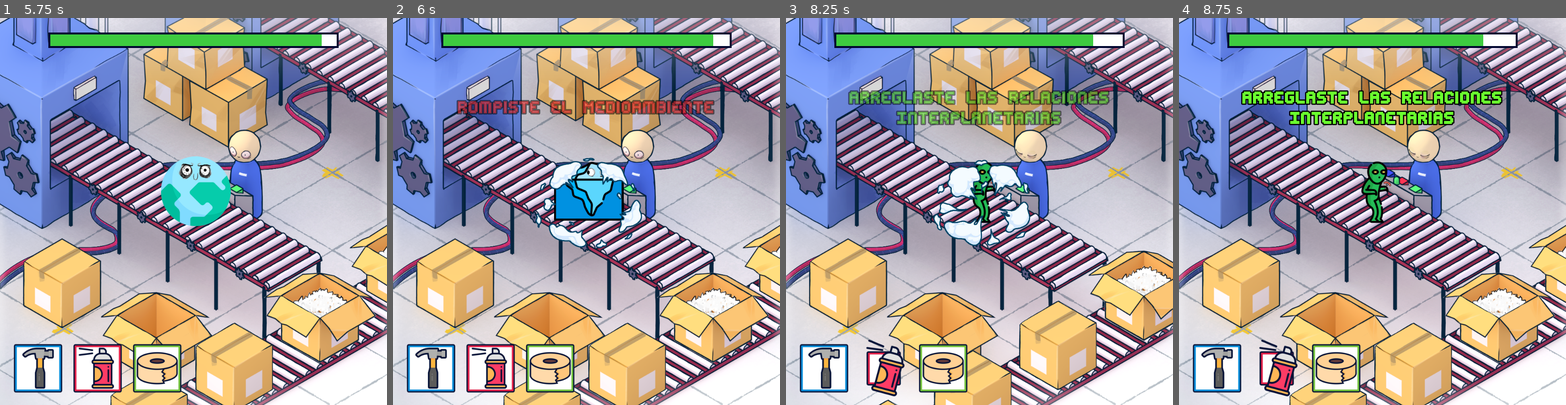
Above: before the commit, frames 1-4 (left to right).
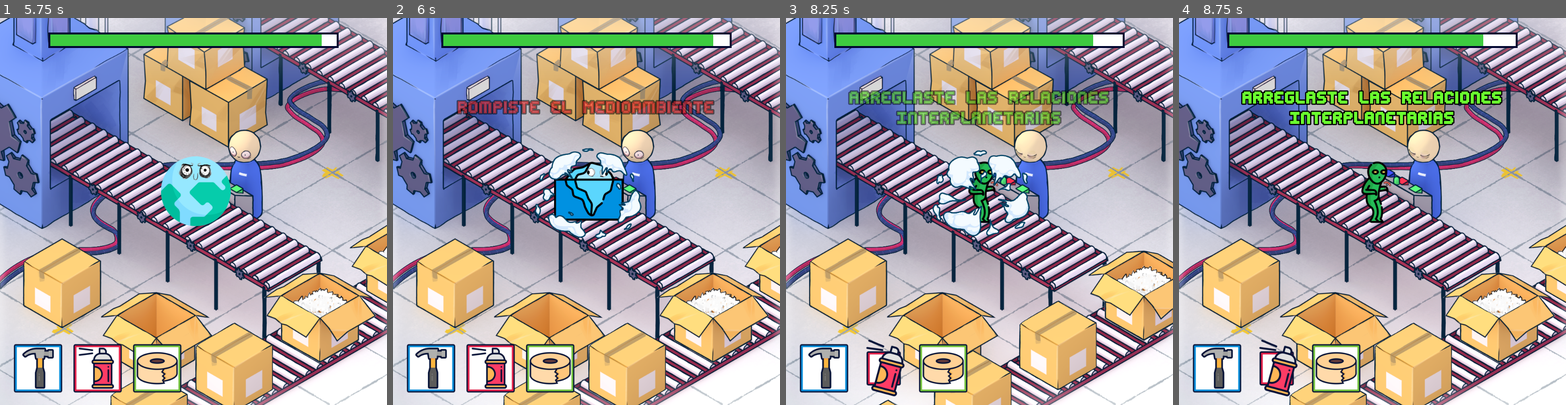
Above: after the commit, the same moments.

Repository: JLCareglio/Godot_Game_BizarRepair
Game: Godot game, scene res://Scenes/Introduccion.tscn
Same seed, same stepped clock (60 frames per second), same inputs: the game is played once before the commit and once after it. Video files are missing from this copy of the repository; at most half a second of black plays in their place.
Inputs (mouse positions are in pixels of both pictures, inside the frame that each line leads up to):
- Up to frame 1 (5.75 s): click (193, 319) at 0.5 s; click (344, 362) at 1.25 s; click (344, 362) at 2 s; click (344, 362) at 2.75 s; click (38, 366) at 3.5 s; click (96, 366) at 4.25 s; hold Right (ui_right) from 5.03 s (still down)
- Up to frame 2 (6 s): release Right (ui_right) at 5.75 s; click (547, 366) at 5.75 s
- Up to frame 3 (8.25 s): tap Enter at 6.5 s; hold Down (ui_down) 6.53-7.28 s; tap Space at 7.25 s; hold Right (ui_right) 7.28-8.03 s; hold Up (ui_up) from 8.03 s (still down)
- Up to frame 4 (8.75 s): keep holding Up (ui_up)

Frame 1 is identical in both runs. In frame 2, 2.4% of the frame differs, in the area x 36-65%, y 33-60%; in frame 3, 3.0%, in the area x 37-64%, y 34-59%; in frame 4, nothing differs.

Commit message:
Proyecto organizado y arreglos menores

Diff:
--- a/Scenes/Introduccion.tscn
+++ b/Scenes/Introduccion.tscn
@@ -2,7 +2,7 @@
 
 [ext_resource path="res://Video Presentacion.ogv" type="VideoStream" id=1]
 [ext_resource path="res://Scripts/Introduccion.gd" type="Script" id=2]
-[ext_resource path="res://Sounds/Music/Music Title.ogg" type="AudioStream" id=3]
+[ext_resource path="res://Sounds/Buttons/Start 03.wav" type="AudioStream" id=3]
 [ext_resource path="res://Sprites/bizarrepair_text.png" type="Texture" id=4]
 [ext_resource path="res://Sprites/botones/boton_play2.png" type="Texture" id=6]
 [ext_resource path="res://Sprites/botones/boton_play1.png" type="Texture" id=7]
@@ -65,7 +65,6 @@
 anchor_right = 1.0
 anchor_bottom = 1.0
 stream = ExtResource( 1 )
-autoplay = true
 __meta__ = {
 "_edit_use_anchors_": false
 }
--- a/Scenes/Objeto.tscn
+++ b/Scenes/Objeto.tscn
@@ -81,7 +81,7 @@
 
 [node name="AnimatedSprite" type="AnimatedSprite" parent="."]
 visible = false
-position = Vector2( 0, -60 )
+position = Vector2( -2, -85 )
 z_index = 1
 frames = SubResource( 1 )
 animation = "Cloud"
--- a/Scenes/Persistente.tscn
+++ b/Scenes/Persistente.tscn
@@ -8,7 +8,6 @@
 
 [node name="MusicTitle" type="AudioStreamPlayer" parent="."]
 stream = ExtResource( 1 )
-autoplay = true
 
 [node name="MusicBadFinal" type="AudioStreamPlayer" parent="."]
 stream = ExtResource( 2 )
--- a/Scripts/Introduccion.gd
+++ b/Scripts/Introduccion.gd
@@ -1,4 +1,8 @@
 extends Control
+
+func _ready():
+	$"/root/Persistente/MusicTitle".play()
+	$VideoPlayer.play()
 
 func _on_Button_button_up():
 	$VideoPlayer.visible = false
--- a/project.godot
+++ b/project.godot
@@ -37,4 +37,5 @@
 [rendering]
 
 quality/driver/driver_name="GLES2"
+vram_compression/import_etc=true
 environment/default_environment="res://default_env.tres"
Not shown, removed: Sounds/Buttons/Boton Fabrica 02.wav.import
Not shown, removed: Sounds/Buttons/Boton Fabrica 03.wav.import
Not shown, removed: Sounds/Buttons/Boton Fabrica 04.wav.import
Not shown, removed: Sounds/Buttons/Boton Fabrica.wav.import
Not shown, removed: Sounds/Buttons/Start 02.wav.import
Not shown, removed: Sounds/Buttons/Start.wav.import
Not shown, removed: Sounds/Buttons/Boton Fabrica 02.wav
Not shown, removed: Sounds/Buttons/Boton Fabrica 03.wav
Not shown, removed: Sounds/Buttons/Boton Fabrica 04.wav
Not shown, removed: Sounds/Buttons/Boton Fabrica.wav
Not shown, removed: Sounds/Buttons/Start 02.wav
Not shown, removed: Sounds/Buttons/Start.wav
